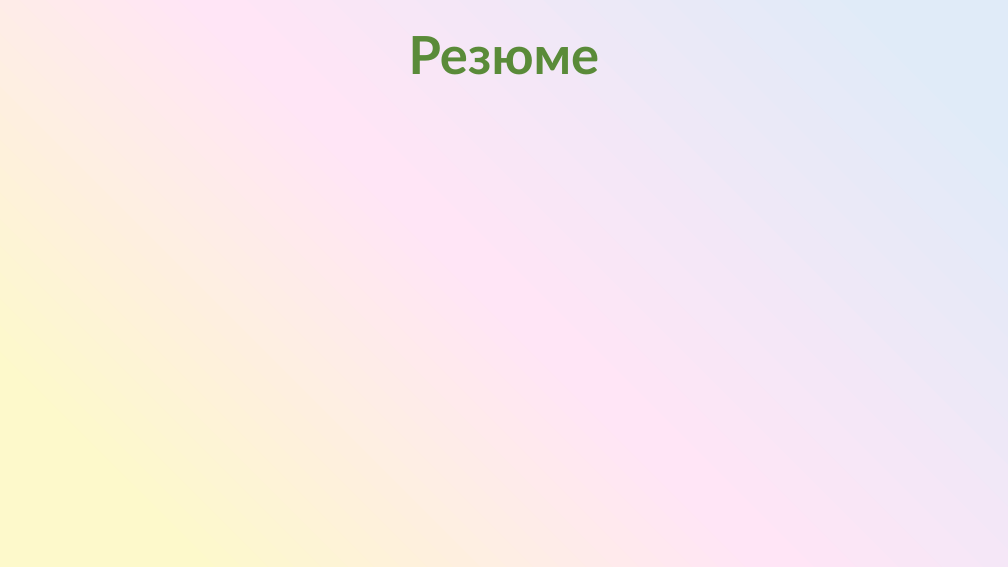
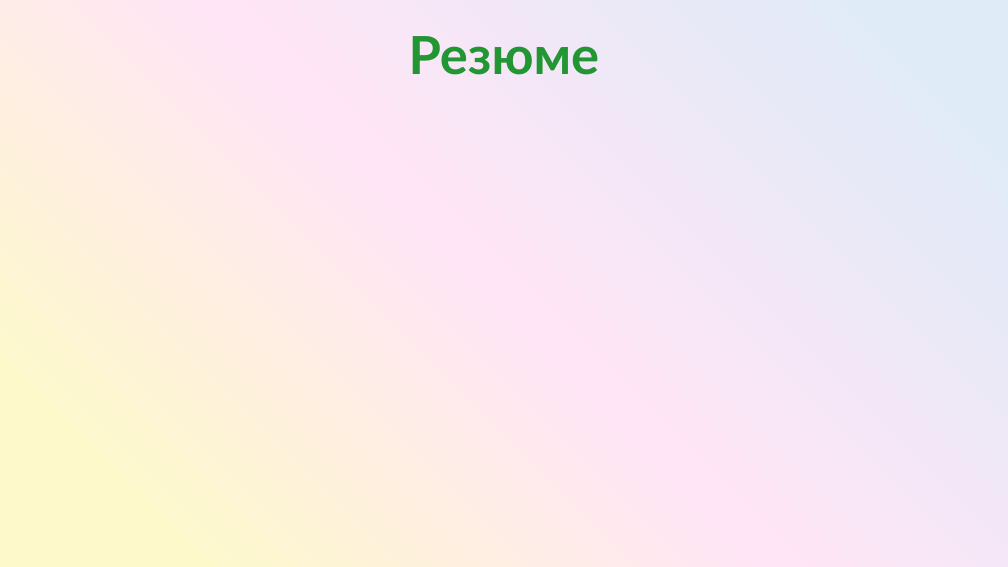
Before and after one commit to SashaGaran/Katya_diplomna, a slide deck: slide 2 of diplomna.pptx. Drawn at 1008x567 pixels with LibreOffice and Linux fonts; fonts in the diff are those of the drawing. Boxes give left, top, right and bottom in pixels: in the first picture for what was removed or moved away, otherwise in the second. Text is boxed around its words. In the diff, an @@ line names an element or a change of style, - is before the commit and + after.

```diff
--- a/diplomna.pptx
+++ b/diplomna.pptx
@@ text "Резюме" at bbox=[409, 36, 600, 75]: text colour gradient #5A8B39 to #8BCD43 to gradient #229633 to #85CA3A @@
```
Also in this commit, not shown: 3 other slides changed, 1 slide added, 1 slide removed.
